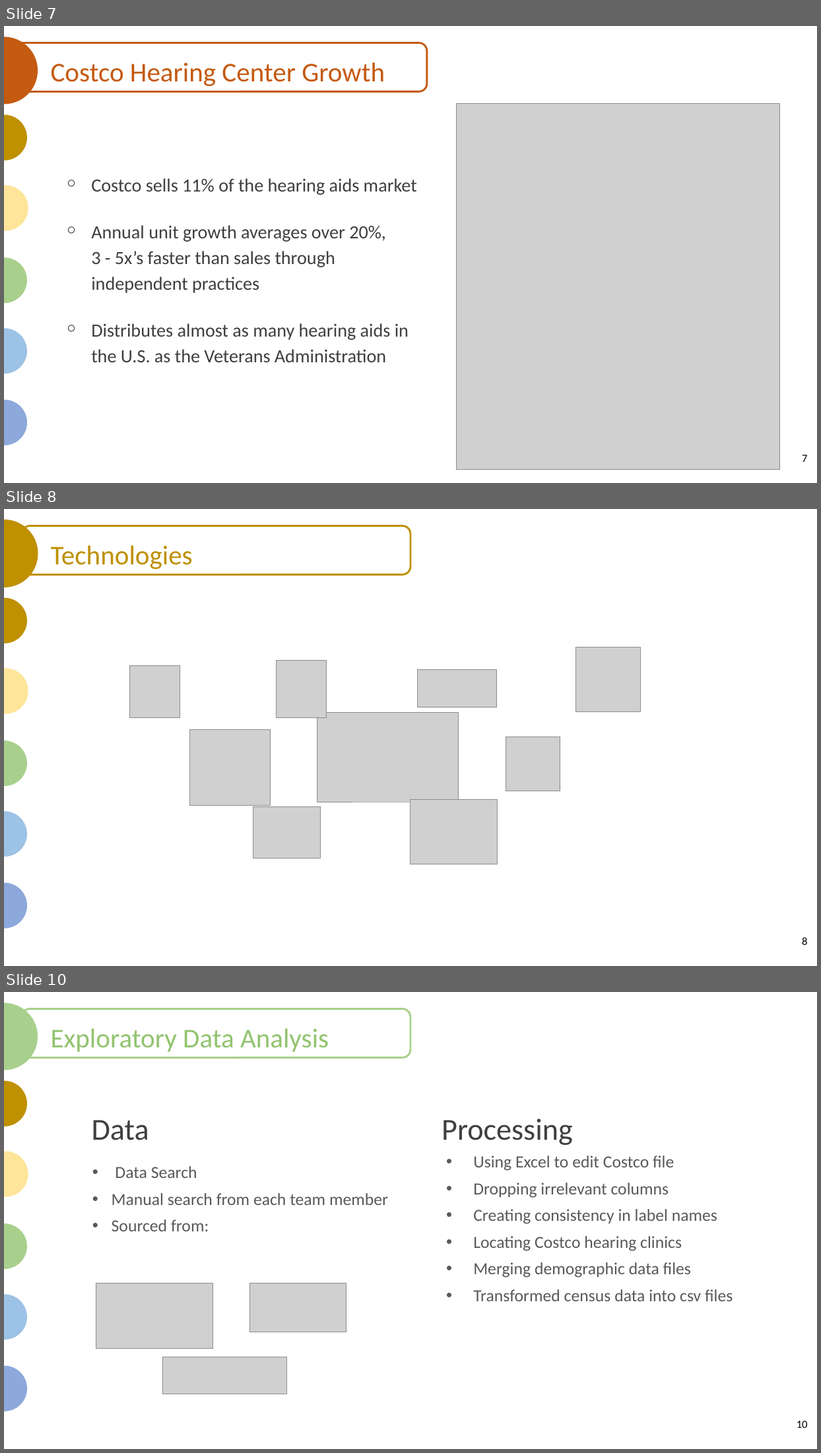
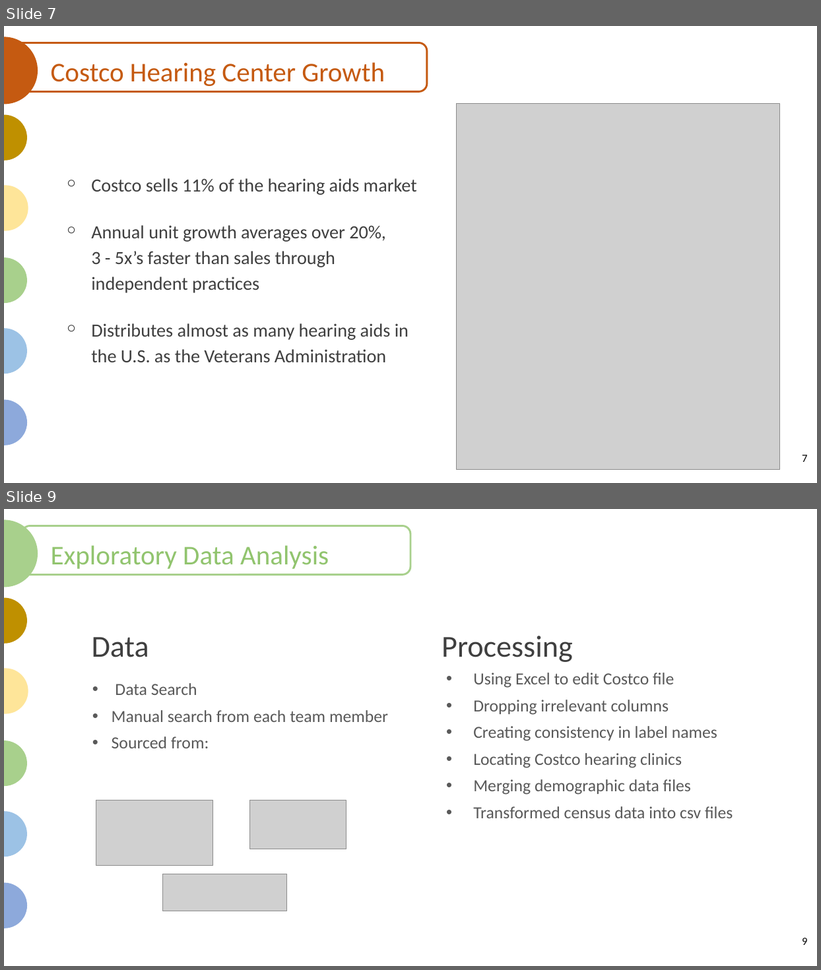
Before and after one commit to JaxWil24/Hearing_Aid_Accessibility, a slide deck: Presentation/FP_Powerpoint.pptx. Shown one above the other, each under a label of ours: slides 7, 8 and 10 before the commit, slides 7 and 9 after it; the slides between them are not shown. The pictures are 821x1453 and 821x970 pixels, drawn with LibreOffice and Linux fonts; fonts in the diff are those of the drawing; grey boxes stand for pictures. Boxes give left, top, right and bottom in pixels: in the first picture for what was removed or moved away, otherwise in the second. Text is boxed around its words. In the diff, an @@ line names an element or a change of style, - is before the commit and + after.

```diff
--- a/Presentation/FP_Powerpoint.pptx
+++ b/Presentation/FP_Powerpoint.pptx
@@ slide 8 removed at (4, 509, 817, 966), background #FFFFFF; not listed: 12 template elements that a slide beside it also shows @@
@@ ellipse removed at (4, 520, 38, 587) @@
@@ rounded rectangle removed at (22, 526, 411, 575) @@
@@ text removed at (51, 545, 193, 569) @@
-Technologies
@@ picture removed at (129, 666, 180, 718) @@
@@ picture removed at (276, 660, 326, 718) @@
@@ picture removed at (576, 648, 641, 712) @@
@@ picture removed at (418, 670, 498, 708) @@
@@ picture removed at (317, 713, 458, 802) @@
@@ picture removed at (190, 730, 271, 805) @@
@@ picture removed at (506, 737, 560, 791) @@
@@ picture removed at (411, 799, 498, 865) @@
@@ picture removed at (253, 807, 321, 858) @@
@@ page number removed at (802, 937, 807, 945) @@
-8
@@ what was slide 10 is now slide 9 @@
@@ page number at (802, 938, 807, 945): text changed @@
-10
+9
```
Also in this commit, not shown: 5 slides changed.
